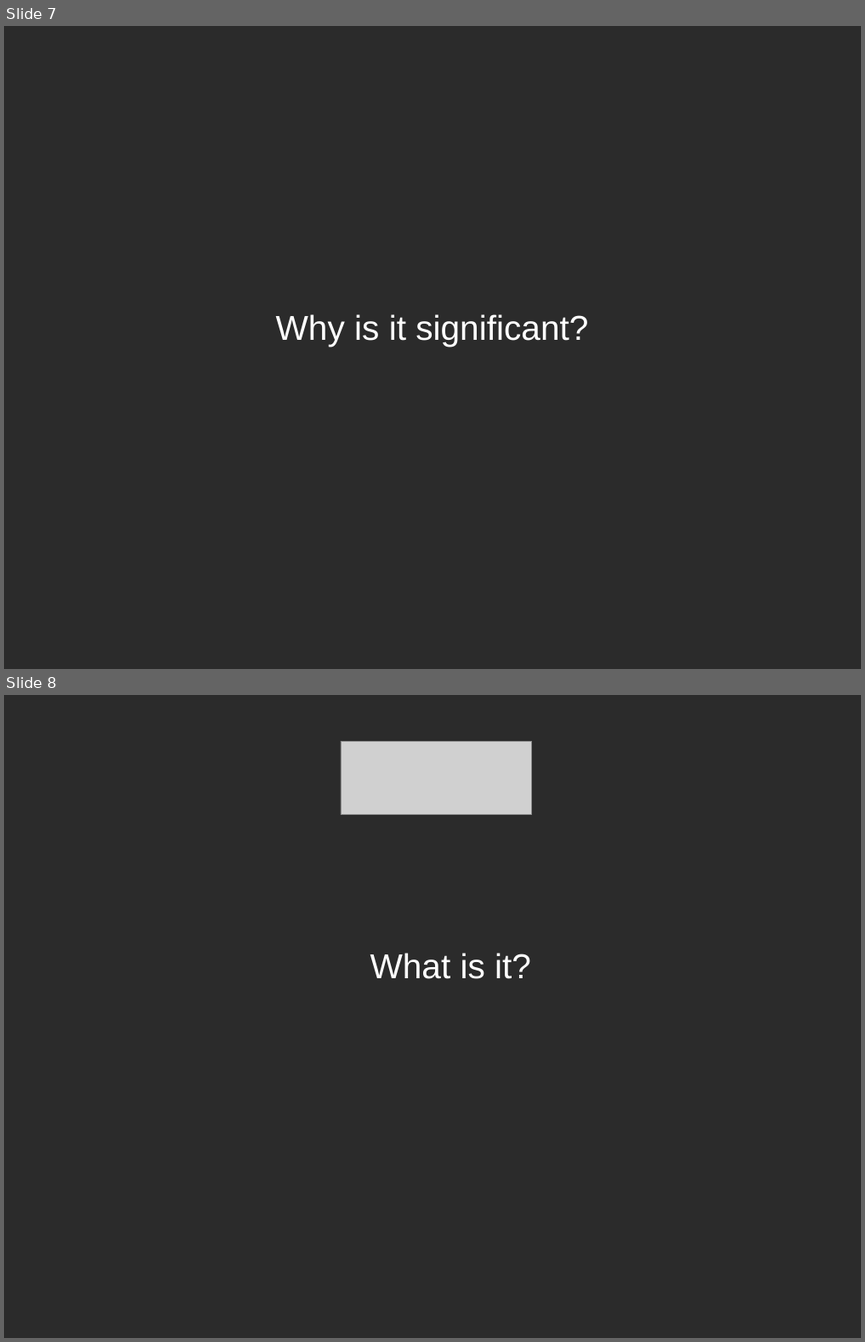
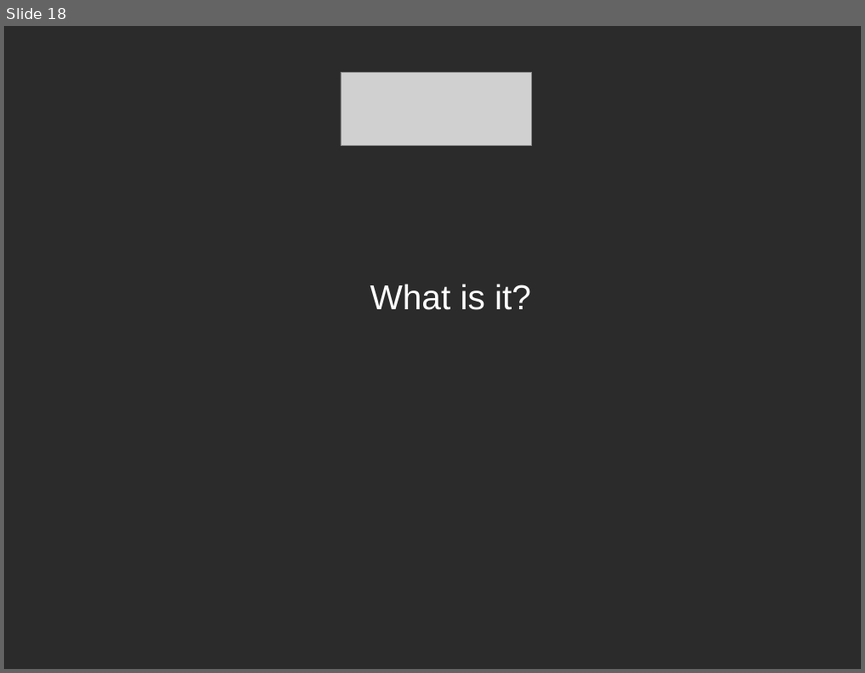
Before and after one commit to ruebot/SuperConference-2011---Cloud-computing, a slide deck: sc-2011-local-clouds.odp. Shown one above the other, each under a label of ours: slides 7 and 8 before the commit, slide 18 after it. The pictures are 865x1342 and 865x673 pixels, drawn with LibreOffice and Linux fonts; fonts in the diff are those of the drawing; grey boxes stand for pictures; background and template pictures are left out; a plain dark background stands for a picture behind light text. Boxes give left, top, right and bottom in pixels: in the first picture for what was removed or moved away, otherwise in the second. Text is boxed around its words. In the diff, an @@ line names an element or a change of style, - is before the commit and + after.

```diff
--- a/sc-2011-local-clouds.odp
+++ b/sc-2011-local-clouds.odp
@@ slide 7 removed at <box>4,26,861,669</box>, background picture (left out) @@
@@ subtitle removed at <box>276,314,588,346</box> @@
-Why is it significant?
@@ what was slide 8 is now slide 18 @@
```
Also in this commit, not shown: 1 slide changed, 2 other slides removed, 1 other file.
